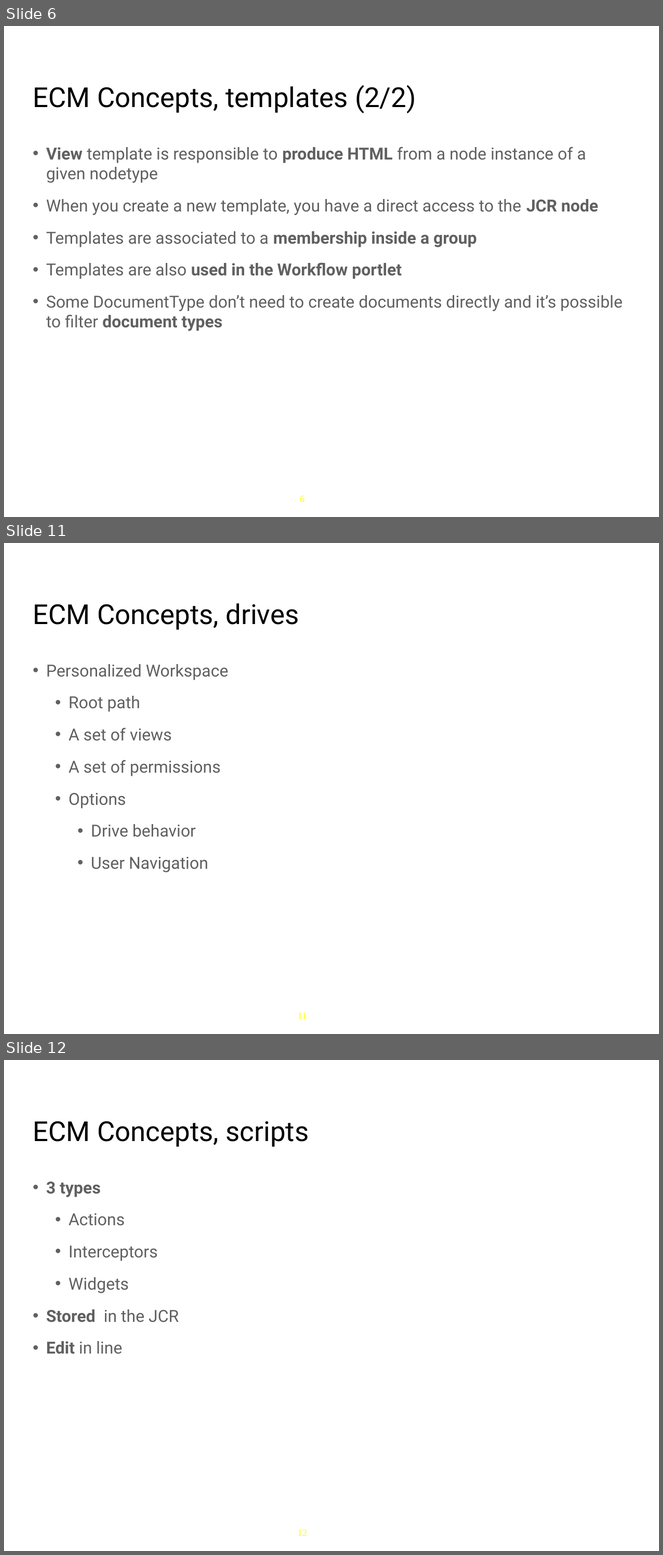
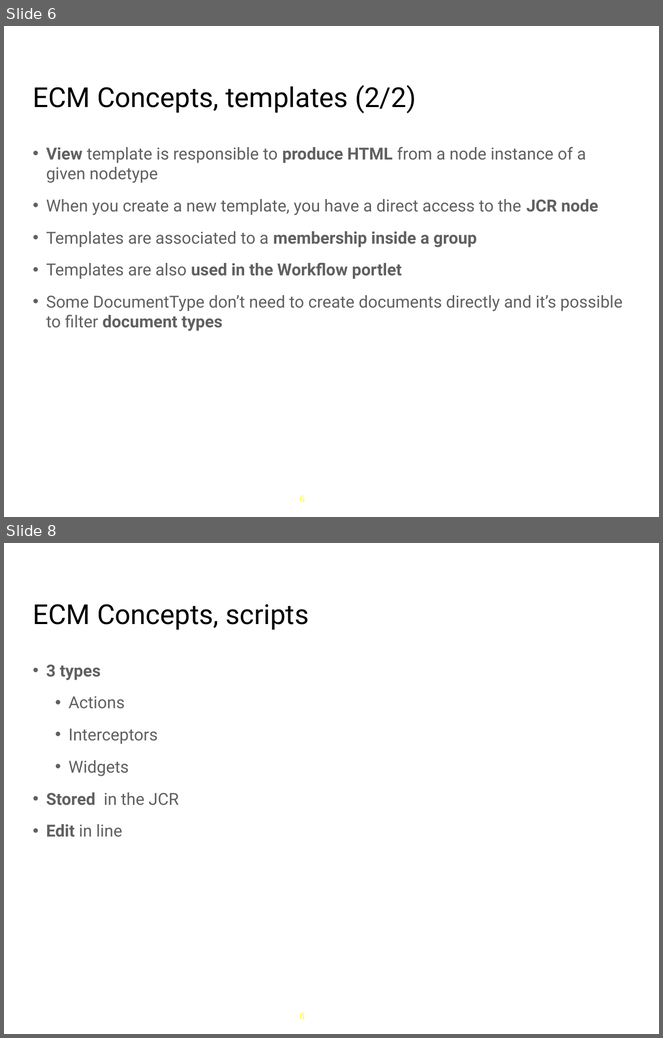
Before and after one commit to anhvurz90/training, a slide deck: slides/exo-fundamentals/en/060 ECM-Intro-XFund-en.ppt. Shown one above the other, each under a label of ours: slides 6, 11 and 12 before the commit, slides 6 and 8 after it; the slides between them are not shown. The pictures are 663x1555 and 663x1038 pixels, drawn with LibreOffice and Linux fonts; fonts in the diff are those of the drawing; background and template pictures are left out. Boxes give left, top, right and bottom in pixels: in the first picture for what was removed or moved away, otherwise in the second. Text is boxed around its words. In the diff, an @@ line names an element or a change of style, - is before the commit and + after.

```diff
--- a/slides/exo-fundamentals/en/060 ECM-Intro-XFund-en.ppt
+++ b/slides/exo-fundamentals/en/060 ECM-Intro-XFund-en.ppt
@@ slide 11 removed at [4,543,659,1034], background #FFFFFF; not listed: 1 template element that a slide beside it also shows @@
@@ title removed at [33,603,299,630] @@
-ECM Concepts, drives
@@ text removed at [46,664,229,873] @@
-• Personalized Workspace
-  • Root path
-  • A set of views
-  • A set of permissions
-  • Options
-    • Drive behavior
-    • User Navigation
@@ what was slide 12 is now slide 8 @@
@@ page number at [300,1013,305,1019]: text changed @@
-12
+8
```
Also in this commit, not shown: 7 slides changed, 43 slides added, 7 other slides removed, 1 other file.
